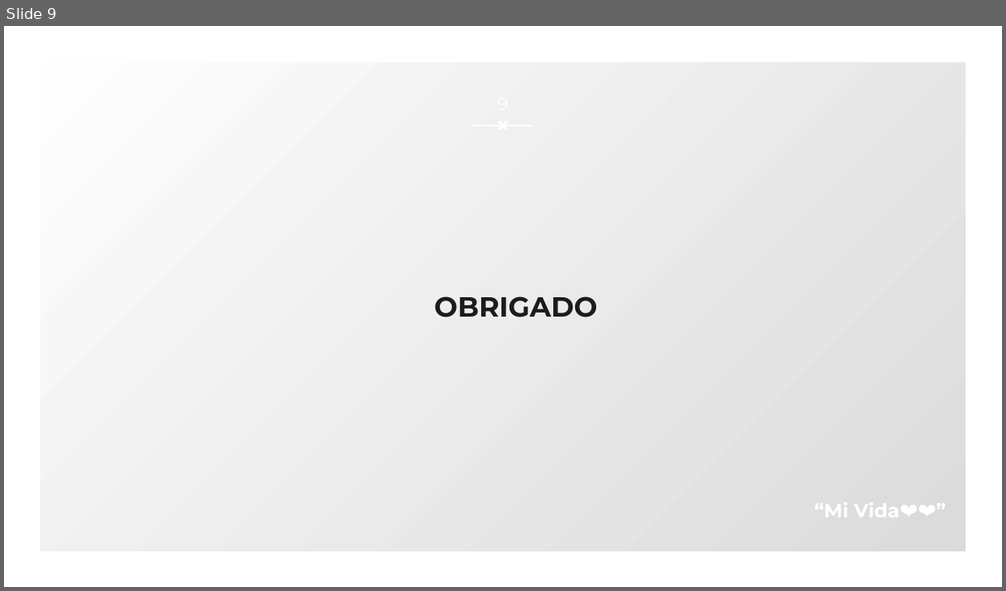
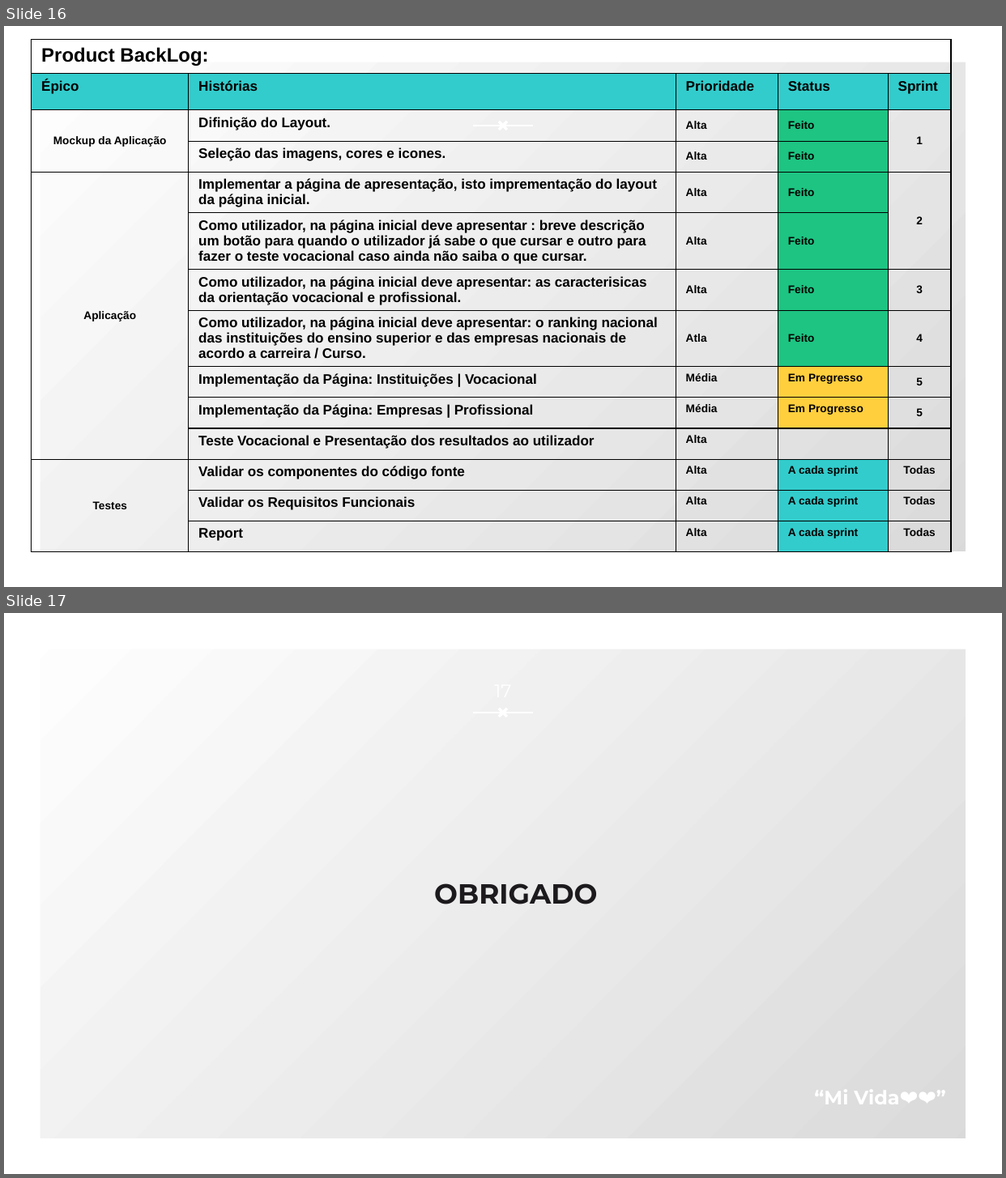
Before and after one commit to reincedaniel/TCC, a slide deck: apresentação.pptx. Shown one above the other, each under a label of ours: slide 9 before the commit, slides 16 and 17 after it. The pictures are 1006x591 and 1006x1178 pixels, drawn with LibreOffice and Linux fonts; fonts in the diff are those of the drawing. Boxes give left, top, right and bottom in pixels: in the first picture for what was removed or moved away, otherwise in the second. Text is boxed around its words. In the diff, an @@ line names an element or a change of style, - is before the commit and + after.

```diff
--- a/apresentação.pptx
+++ b/apresentação.pptx
@@ slide 16 added at bbox=[4, 26, 1002, 587], background gradient #FFFFFF to #D9D9D9; not listed: 3 template elements that a slide beside it also shows @@
@@ table added at bbox=[32, 40, 950, 564], 14 rows, 5 columns @@
+Product BackLog: |  |  |  | 
+Épico | Histórias | Prioridade | Status | Sprint
+Mockup da Aplicação | Difinição do Layout. | Alta | Feito | 1
+ | Seleção das imagens, cores e icones. | Alta | Feito | 
+Aplicação | Implementar a página de apresentação, isto imprementação do layout da página inicial. | Alta | Feito | 2
+ | Como utilizador, na página inicial deve apresentar : breve descrição um botão para quando o utilizador já sabe o que cursar e outro para fazer o teste vocacional caso ainda não saiba o que cursar. | Alta | Feito | 
+ | Como utilizador, na página inicial deve apresentar: as caracterisicas da orientação vocacional e profissional. | Alta | Feito | 3
+ | Como utilizador, na página inicial deve apresentar: o ranking nacional das instituições do ensino superior e das empresas nacionais de acordo a carreira / Curso. | Atla | Feito | 4
+ | Implementação da Página: Instituições | Vocacional | Média | Em Pregresso | 5
+ | Implementação da Página: Empresas | Profissional | Média | Em Progresso | 5
+ | Teste Vocacional e Presentação dos resultados ao utilizador | Alta |  | 
+Testes | Validar os componentes do código fonte | Alta | A cada sprint | Todas
+ | Validar os Requisitos Funcionais | Alta | A cada sprint | Todas
+ | Report | Alta | A cada sprint | Todas
@@ page number added at bbox=[494, 109, 512, 114], 13 pt, text #FFFFFF @@
+16
@@ what was slide 9 is now slide 17 @@
```
Also in this commit, not shown: 1 slide changed, 7 other slides added, 17 other files.
